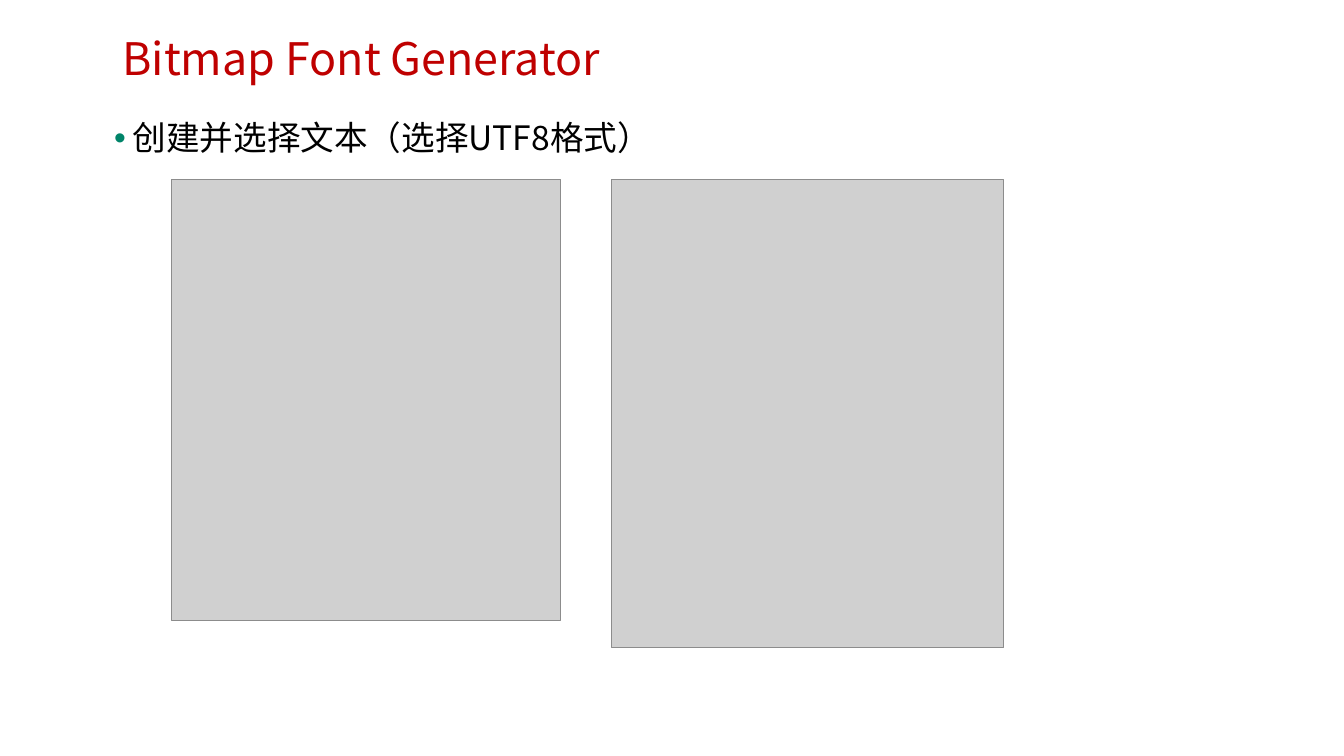
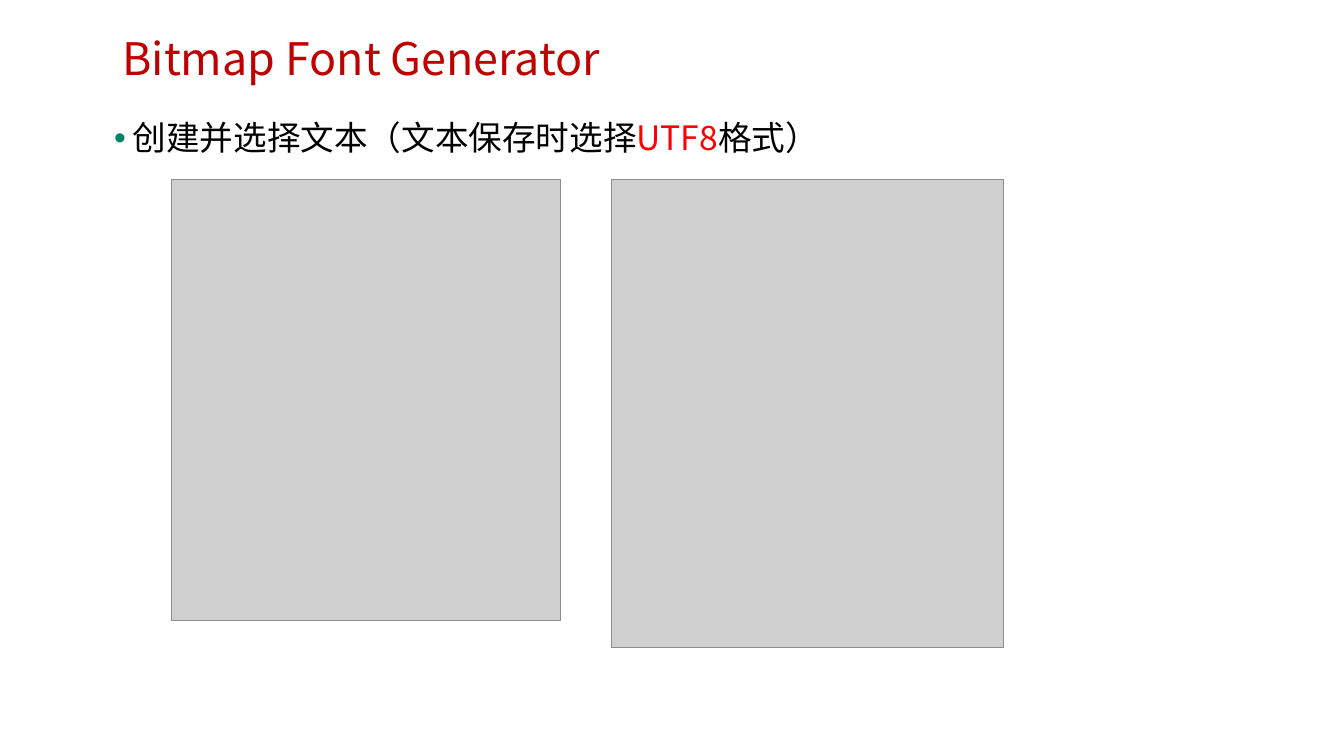
Before and after one commit to edu2act/course-H5-Animation-and-Game-Development, a slide deck: slide 11 of materials/slides/ch07.pptx. Drawn at 1344x756 pixels with LibreOffice and Linux fonts; fonts in the diff are those of the drawing; grey boxes stand for pictures; background and template pictures are left out. Boxes give left, top, right and bottom in pixels: in the first picture for what was removed or moved away, otherwise in the second. Text is boxed around its words. In the diff, an @@ line names an element or a change of style, - is before the commit and + after.

```diff
--- a/materials/slides/ch07.pptx
+++ b/materials/slides/ch07.pptx
@@ text at [133,121,819,153]: text changed @@
-• 创建并选择文本（选择UTF8格式）
+• 创建并选择文本（文本保存时选择UTF8格式）
```
Also in this commit, not shown: 10 other files.
